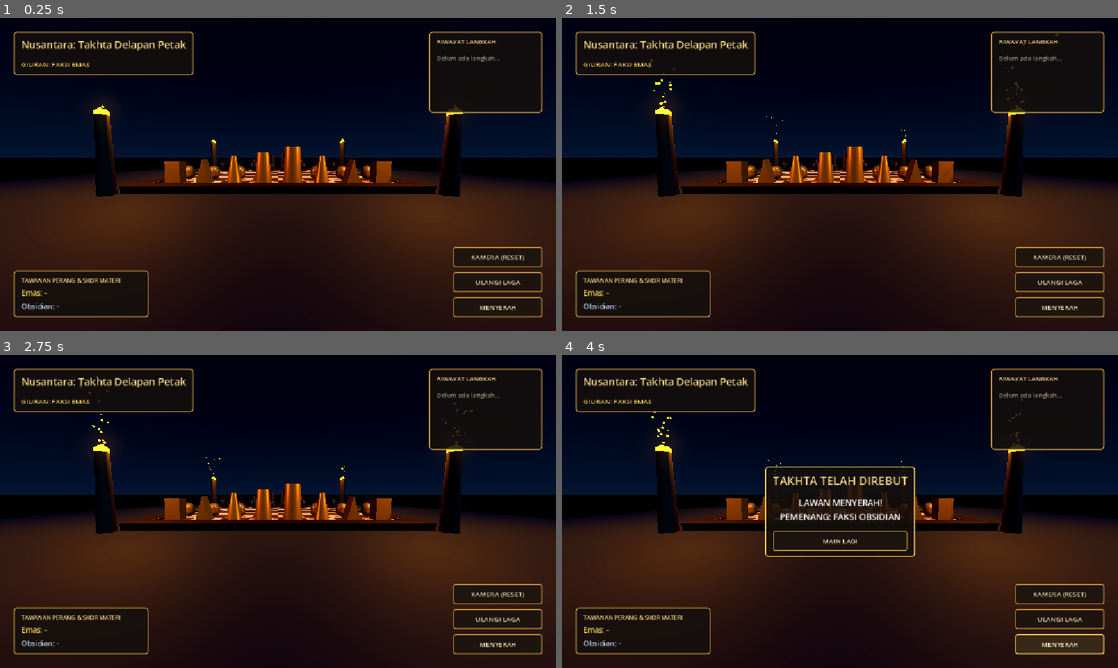
Above: before the commit, frames 1-4 (two rows, left to right).
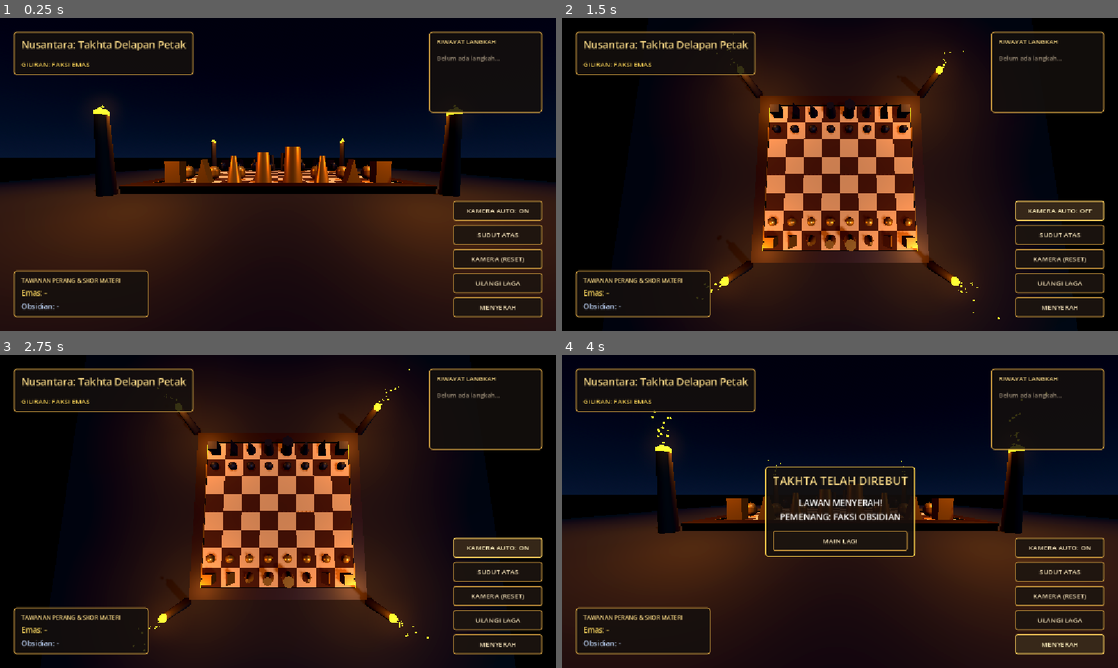
Above: after the commit, the same moments.

Repository: JavaneseIvankov/nusantara-chess
Game: Godot game, scene res://main/main.tscn
Two runs of this game, one before a commit and one after it. Both use one fixed random seed, a clock stepped at 60 frames per second and the inputs below.
Inputs (mouse positions are in pixels of both pictures, inside the frame that each line leads up to):
- Up to frame 1 (0.25 s): no input
- Up to frame 2 (1.5 s): click (1062, 233) at 0.5 s, where only the run after the commit has a clickable "SUDUT ATAS"; click (1062, 212) at 1.25 s, where only the run after the commit has a clickable "KAMERA AUTO: ON"
- Up to frame 3 (2.75 s): click (500, 549) at 2 s, where only the run after the commit has a clickable "KAMERA AUTO: OFF"
- Up to frame 4 (4 s): click "ULANGI LAGA" at 2.75 s; click "MENYERAH" at 3.5 s

The runs differ from the first frame. In frame 1, 2.7% of the frame differs, in the area x 81-98%, y 58-89%; in frame 2, 50%, in the area x 0-100%, y 4-100%; in frame 3, 50%; in frame 4, 2.7%.

Commit message:
feat(camera): add automatic turn-based camera rotation toggle and top-down view

Diff:
--- a/main/main.gd
+++ b/main/main.gd
@@ -3,6 +3,8 @@
 @onready var camera_rig: Node3D = $CameraRig
 @onready var chess_board: Node3D = $ChessBoard
 @onready var game_hud: GameHUD = $GameHUD
+
+var auto_flip_camera: bool = true
 
 func _ready() -> void:
 	chess_board.turn_changed.connect(_on_turn_changed)
@@ -12,11 +14,22 @@
 	chess_board.game_over.connect(_on_game_over)
 
 	game_hud.camera_reset_requested.connect(_on_camera_reset)
+	game_hud.auto_flip_toggled.connect(_on_auto_flip_toggled)
+	game_hud.camera_top_view_requested.connect(_on_camera_top_view)
 	game_hud.restart_requested.connect(_on_restart_game)
 	game_hud.forfeit_requested.connect(_on_forfeit_game)
 
 func _on_turn_changed(new_faction: ChessPiece.Faction) -> void:
 	game_hud.update_turn(new_faction)
+	if auto_flip_camera and not chess_board.is_game_over:
+		await get_tree().create_timer(0.32).timeout
+		if not chess_board.is_game_over and camera_rig.has_method("set_faction_side"):
+			camera_rig.set_faction_side(new_faction)
+
+func _on_auto_flip_toggled(enabled: bool) -> void:
+	auto_flip_camera = enabled
+	if auto_flip_camera and camera_rig.has_method("set_faction_side"):
+		camera_rig.set_faction_side(chess_board.current_turn)
 
 func _on_check_state_changed(is_in_check: bool) -> void:
 	game_hud.set_check_warning(is_in_check)
@@ -34,6 +47,10 @@
 	if camera_rig.has_method("reset_camera"):
 		camera_rig.reset_camera()
 
+func _on_camera_top_view() -> void:
+	if camera_rig.has_method("toggle_top_view"):
+		camera_rig.toggle_top_view()
+
 func _on_restart_game() -> void:
 	get_tree().reload_current_scene()
 
--- a/scripts/core/camera_rig.gd
+++ b/scripts/core/camera_rig.gd
@@ -15,6 +15,8 @@
 var target_pitch: float = deg_to_rad(-45.0)
 var target_zoom: float = 10.5
 var is_rotating: bool = false
+var is_obsidian_side: bool = false
+var is_top_view: bool = false
 
 func _ready() -> void:
 	target_yaw = rotation.y
@@ -45,6 +47,21 @@
 	camera.position.z = lerp(camera.position.z, target_zoom, weight)
 
 func reset_camera() -> void:
+	is_obsidian_side = false
+	is_top_view = false
 	target_yaw = 0.0
 	target_pitch = deg_to_rad(-45.0)
 	target_zoom = 10.5
+
+func set_faction_side(faction: ChessPiece.Faction) -> void:
+	is_obsidian_side = (faction == ChessPiece.Faction.OBSIDIAN)
+	target_yaw = PI if is_obsidian_side else 0.0
+
+func toggle_top_view() -> void:
+	is_top_view = not is_top_view
+	if is_top_view:
+		target_pitch = deg_to_rad(-82.0)
+		target_zoom = 11.2
+	else:
+		target_pitch = deg_to_rad(-45.0)
+		target_zoom = 10.5
--- a/scripts/ui/game_hud.gd
+++ b/scripts/ui/game_hud.gd
@@ -2,8 +2,11 @@
 extends Control
 
 signal camera_reset_requested
+signal auto_flip_toggled(enabled: bool)
+signal camera_top_view_requested
 signal restart_requested
 signal forfeit_requested
+
 
 var turn_label: Label
 var game_over_panel: PanelContainer
@@ -38,6 +41,8 @@
 	ChessPiece.PieceType.QUEEN: "♛",
 	ChessPiece.PieceType.KING: "♚"
 }
+
+var auto_flip_enabled: bool = true
 
 func _ready() -> void:
 	set_anchors_and_offsets_preset(Control.PRESET_FULL_RECT)
@@ -188,8 +193,20 @@
 	add_child(margin)
 
 	var vbox := VBoxContainer.new()
-	vbox.add_theme_constant_override("separation", 10)
+	vbox.add_theme_constant_override("separation", 8)
 	margin.add_child(vbox)
+
+	var btn_auto_flip := _make_styled_button("KAMERA AUTO: ON")
+	btn_auto_flip.pressed.connect(func():
+		auto_flip_enabled = not auto_flip_enabled
+		btn_auto_flip.text = "KAMERA AUTO: ON" if auto_flip_enabled else "KAMERA AUTO: OFF"
+		auto_flip_toggled.emit(auto_flip_enabled)
+	)
+	vbox.add_child(btn_auto_flip)
+
+	var btn_top := _make_styled_button("SUDUT ATAS")
+	btn_top.pressed.connect(func(): camera_top_view_requested.emit())
+	vbox.add_child(btn_top)
 
 	var btn_camera := _make_styled_button("KAMERA (RESET)")
 	btn_camera.pressed.connect(func(): camera_reset_requested.emit())
